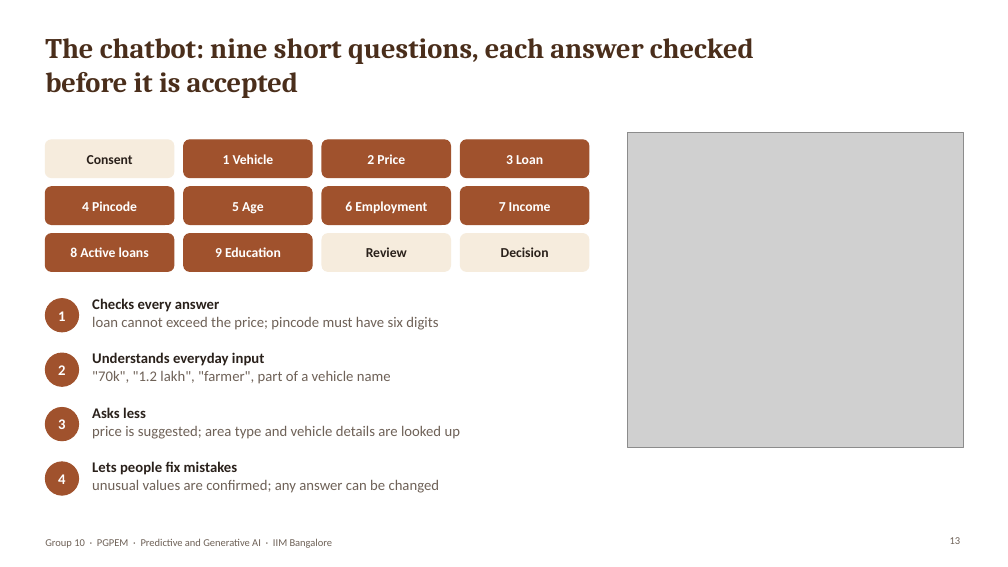
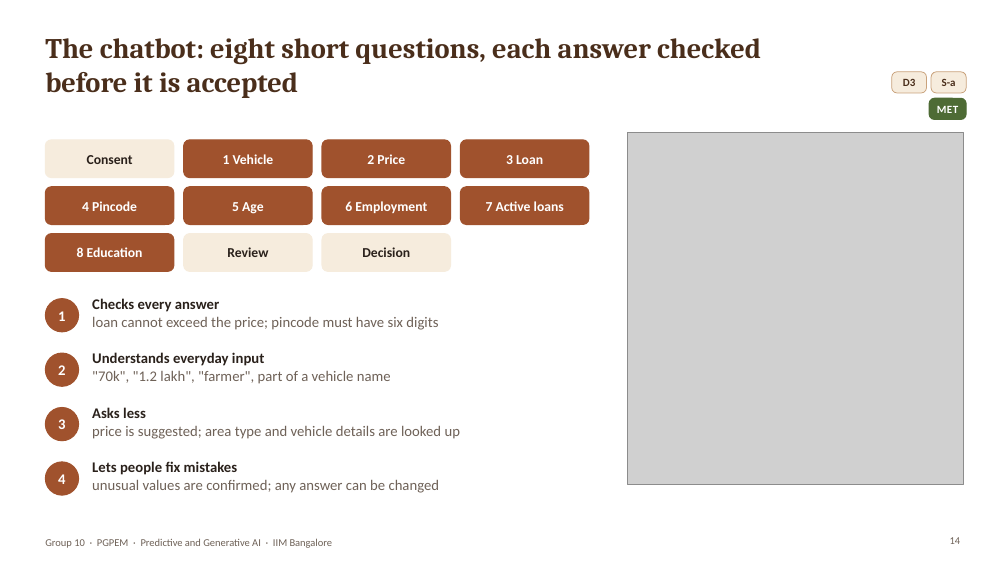
Before and after one commit to joymondal/abc_credit_project, a slide deck: slide 14 of docs/ABC_Credit_Chatbot_Presentation.pptx (slide 13 before the commit). Drawn at 1008x567 pixels with LibreOffice and Linux fonts; fonts in the diff are those of the drawing; grey boxes stand for pictures; background and template pictures are left out. Boxes give left, top, right and bottom in pixels: in the first picture for what was removed or moved away, otherwise in the second. Text is boxed around its words. In the diff, an @@ line names an element or a change of style, - is before the commit and + after.

Commit message:
Add files via upload
Retrained Model with Updated Cost Ratio to 6 and No Salary variable. Kept the old model configurable in chatbot.

```diff
--- a/docs/ABC_Credit_Chatbot_Presentation.pptx
+++ b/docs/ABC_Credit_Chatbot_Presentation.pptx
@@ title at (x1=45, y1=38, x2=761, y2=98): text changed @@
-The chatbot: nine short questions, each answer checked before it is accepted
+The chatbot: eight short questions, each answer checked before it is accepted
@@ rounded rectangle added at (x1=892, y1=72, x2=927, y2=93), fill #F6ECDD, outline #C9A27C 0.75 pt @@
@@ text added at (x1=903, y1=79, x2=915, y2=86), 10.5 pt, text #4A2E1B, bold @@
+D3
@@ rounded rectangle added at (x1=932, y1=72, x2=966, y2=93), fill #F6ECDD, outline #C9A27C 0.75 pt @@
@@ text added at (x1=942, y1=79, x2=956, y2=86), 10.5 pt, text #4A2E1B, bold @@
+S-a
@@ rounded rectangle added at (x1=929, y1=98, x2=966, y2=119), fill #4E6B35, outline #4E6B35 1 pt @@
@@ text added at (x1=937, y1=106, x2=958, y2=113), 10.5 pt, text #FFFFFF, bold @@
+MET
@@ picture resized from (x1=628, y1=132, x2=964, y2=448) to (x1=628, y1=132, x2=964, y2=485) @@
@@ text at (x1=486, y1=201, x2=564, y2=211): text changed @@
-7 Income
+7 Active loans
@@ text "Review" moved from (x1=366, y1=247, x2=407, y2=257) to (x1=227, y1=247, x2=268, y2=257) @@
@@ rounded rectangle at (x1=184, y1=234, x2=312, y2=271): fill #A0522D to #F6ECDD; outline #A0522D 1 pt to #F6ECDD 1 pt @@
@@ text "Decision" moved from (x1=501, y1=247, x2=549, y2=257) to (x1=362, y1=247, x2=410, y2=257) @@
@@ rounded rectangle removed at (x1=461, y1=234, x2=589, y2=271) @@
@@ text at (x1=77, y1=247, x2=143, y2=257): text changed @@
-8 Active loans
+8 Education
@@ text removed at (x1=215, y1=247, x2=281, y2=257) @@
-9 Education
```
Also in this commit, not shown: 20 other slides changed, 7 slides added, 1 slide removed, 41 other files.
